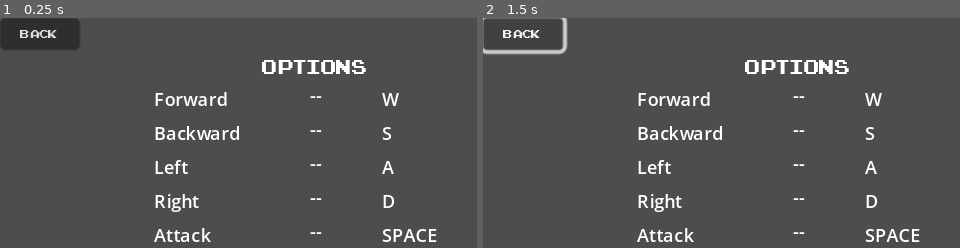
Above: before the commit, frames 1-2 (left to right).
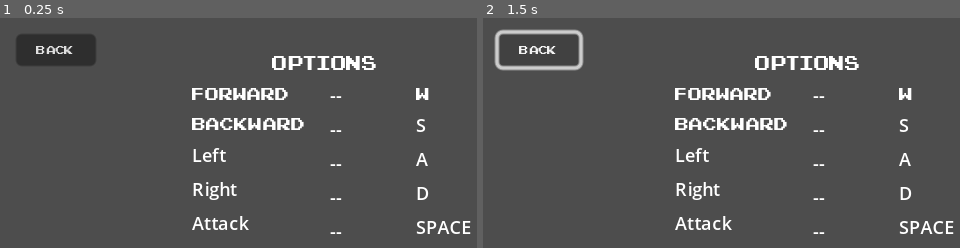
Above: after the commit, the same moments.

Repository: AlayandeWork/Rate.My.Hero
Game: Godot game, scene res://Nodes/Menu/options.tscn
Same seed, same stepped clock (60 frames per second), same inputs: the game is played once before the commit and once after it. This scene is started directly instead of the project's main scene.
Inputs (mouse positions are in pixels of both pictures, inside the frame that each line leads up to):
- Up to frame 1 (0.25 s): no input
- Up to frame 2 (1.5 s): tap Enter at 0.5 s; move the mouse to (945, 179) at 0.52 s; hold Right (Right) 0.53-1.25 s; hold Space (Attack) 0.53-1.25 s; click "Back" at 1.25 s

The runs differ from the first frame. In frame 1, 9.0% of the frame differs, in the area x 0-99%, y 0-98%; in frame 2, 8.4%.

Commit message:
adjusted the options menu alignment

Diff:
--- a/Nodes/Menu/options.tscn
+++ b/Nodes/Menu/options.tscn
@@ -9,11 +9,14 @@
 anchor_bottom = 1.0
 grow_horizontal = 2
 grow_vertical = 2
+size_flags_horizontal = 4
 
 [node name="VBoxContainer" type="VBoxContainer" parent="."]
 layout_mode = 0
-offset_right = 40.0
-offset_bottom = 16.0
+offset_left = 8.0
+offset_top = 8.0
+offset_right = 48.0
+offset_bottom = 24.0
 
 [node name="BackButton" type="Button" parent="VBoxContainer"]
 layout_mode = 2
@@ -23,28 +26,30 @@
 
 [node name="optionslabel" type="Label" parent="."]
 layout_mode = 0
-offset_left = 131.0
-offset_top = 18.0
-offset_right = 175.0
-offset_bottom = 32.0
+offset_left = 136.0
+offset_top = 16.0
+offset_right = 189.0
+offset_bottom = 30.0
 theme_override_fonts/font = ExtResource("1_motet")
 theme_override_font_sizes/font_size = 10
 text = "OPTIONS"
 
 [node name="VBoxContainer2" type="VBoxContainer" parent="."]
 layout_mode = 0
-offset_left = 77.0
-offset_top = 34.0
-offset_right = 154.0
-offset_bottom = 115.0
+offset_left = 96.0
+offset_top = 32.0
+offset_right = 173.0
+offset_bottom = 113.0
 
 [node name="forward" type="Label" parent="VBoxContainer2"]
 layout_mode = 2
+theme_override_fonts/font = ExtResource("1_motet")
 theme_override_font_sizes/font_size = 9
 text = "Forward                 "
 
 [node name="backward" type="Label" parent="VBoxContainer2"]
 layout_mode = 2
+theme_override_fonts/font = ExtResource("1_motet")
 theme_override_font_sizes/font_size = 9
 text = "Backward"
 
@@ -66,13 +71,14 @@
 
 [node name="VBoxContainer3" type="VBoxContainer" parent="."]
 layout_mode = 0
-offset_left = 191.0
-offset_top = 34.0
-offset_right = 233.0
-offset_bottom = 115.0
+offset_left = 208.0
+offset_top = 32.0
+offset_right = 250.0
+offset_bottom = 113.0
 
 [node name="forward" type="Label" parent="VBoxContainer3"]
 layout_mode = 2
+theme_override_fonts/font = ExtResource("1_motet")
 theme_override_font_sizes/font_size = 9
 text = "W              "
 
@@ -99,9 +105,9 @@
 
 [node name="VBoxContainer4" type="VBoxContainer" parent="."]
 layout_mode = 0
-offset_left = 155.0
+offset_left = 165.0
 offset_top = 32.0
-offset_right = 161.0
+offset_right = 171.0
 offset_bottom = 113.0
 
 [node name="Label" type="Label" parent="VBoxContainer4"]
